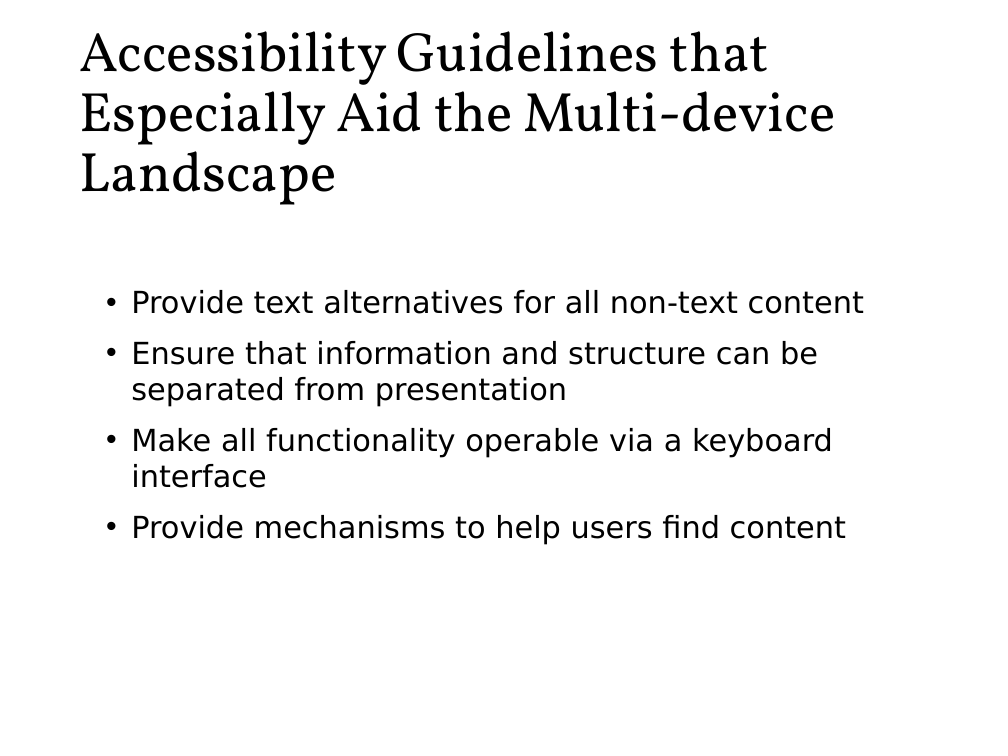
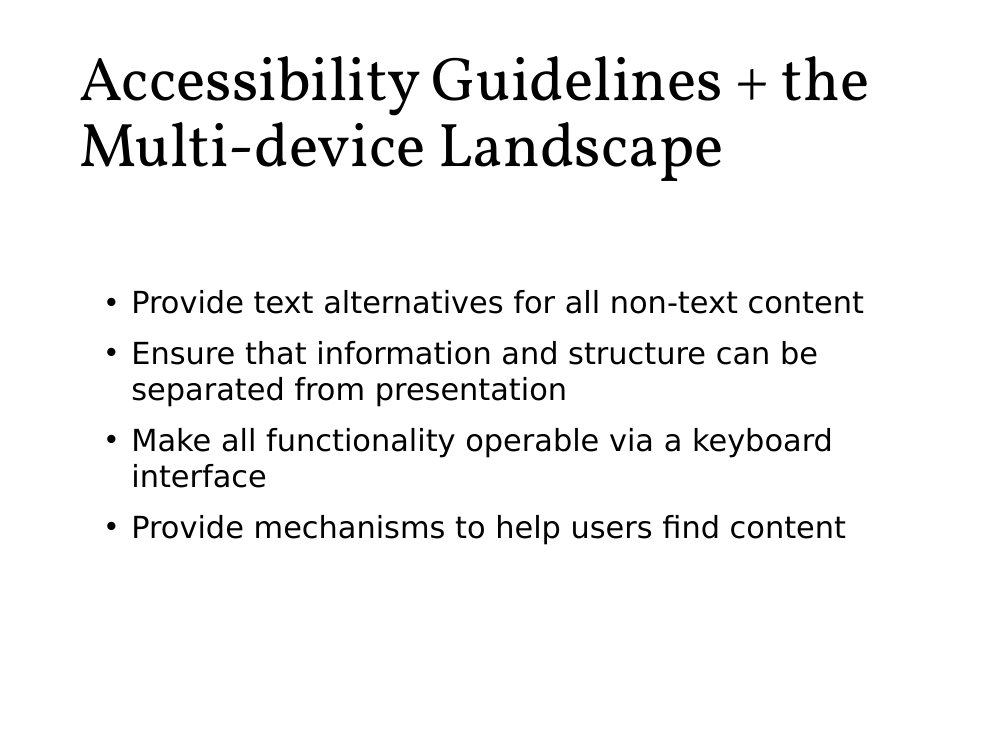
Before and after one commit to roblarsen/rob-larsen-presentations, a slide deck: slide 36 of wild-world-web.pptx. Drawn at 1008x756 pixels with LibreOffice and Linux fonts; fonts in the diff are those of the drawing; background and template pictures are left out. Boxes give left, top, right and bottom in pixels: in the first picture for what was removed or moved away, otherwise in the second. Text is boxed around its words. In the diff, an @@ line names an element or a change of style, - is before the commit and + after.

```diff
--- a/wild-world-web.pptx
+++ b/wild-world-web.pptx
@@ title at (79, 56, 870, 181): text changed; size 39.6 to 44 pt @@
-Accessibility Guidelines that Especially Aid the Multi-device Landscape
+Accessibility Guidelines + the Multi-device Landscape
```
Also in this commit, not shown: 24 other slides changed, 2 slides added, 2 slides removed.
